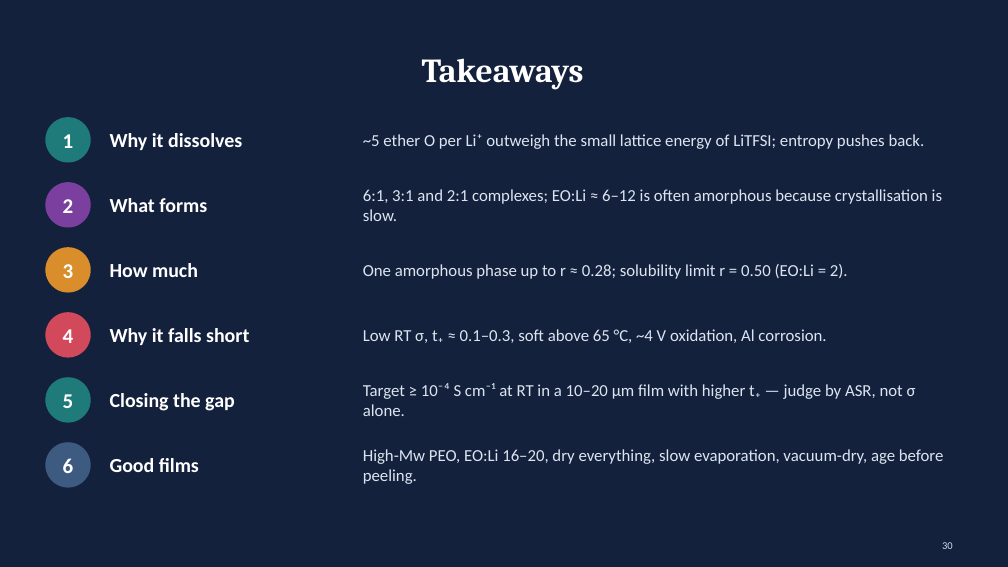
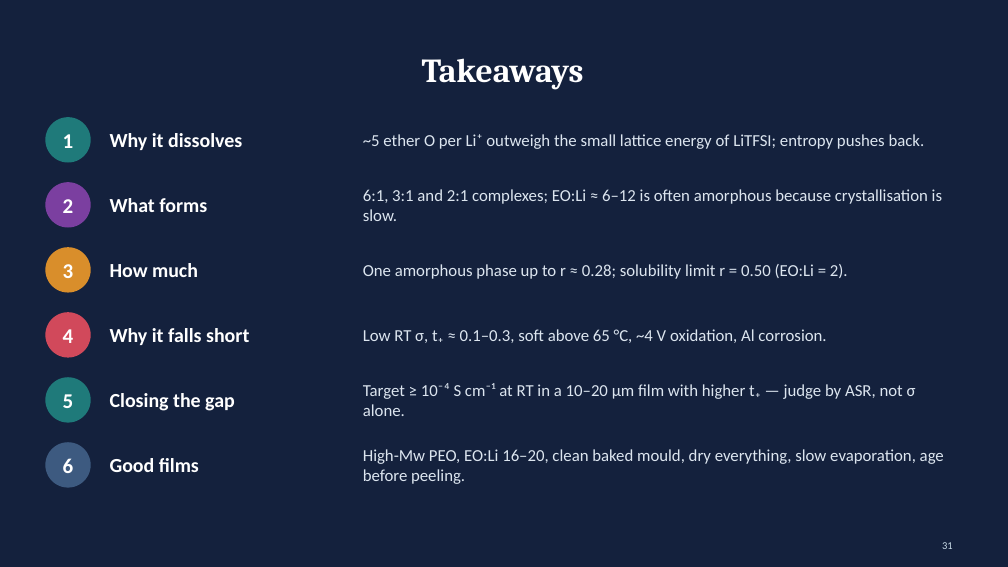
Before and after one commit to zhaoyuw44-lang/Trash, a slide deck: slide 31 of litfsi_peo_ppt/LiTFSI_in_PEO.pptx (slide 30 before the commit). Drawn at 1008x567 pixels with LibreOffice and Linux fonts; fonts in the diff are those of the drawing. Boxes give left, top, right and bottom in pixels: in the first picture for what was removed or moved away, otherwise in the second. Text is boxed around its words. In the diff, an @@ line names an element or a change of style, - is before the commit and + after.

```diff
--- a/litfsi_peo_ppt/LiTFSI_in_PEO.pptx
+++ b/litfsi_peo_ppt/LiTFSI_in_PEO.pptx
@@ text at <box>363,449,944,484</box>: text changed @@
-High-Mw PEO, EO:Li 16–20, dry everything, slow evaporation, vacuum-dry, age before peeling.
+High-Mw PEO, EO:Li 16–20, clean baked mould, dry everything, slow evaporation, age before peeling.
@@ page number at <box>942,542,953,549</box>: text changed @@
-30
+31
```
Also in this commit, not shown: 1 slide added, 4 other files.
